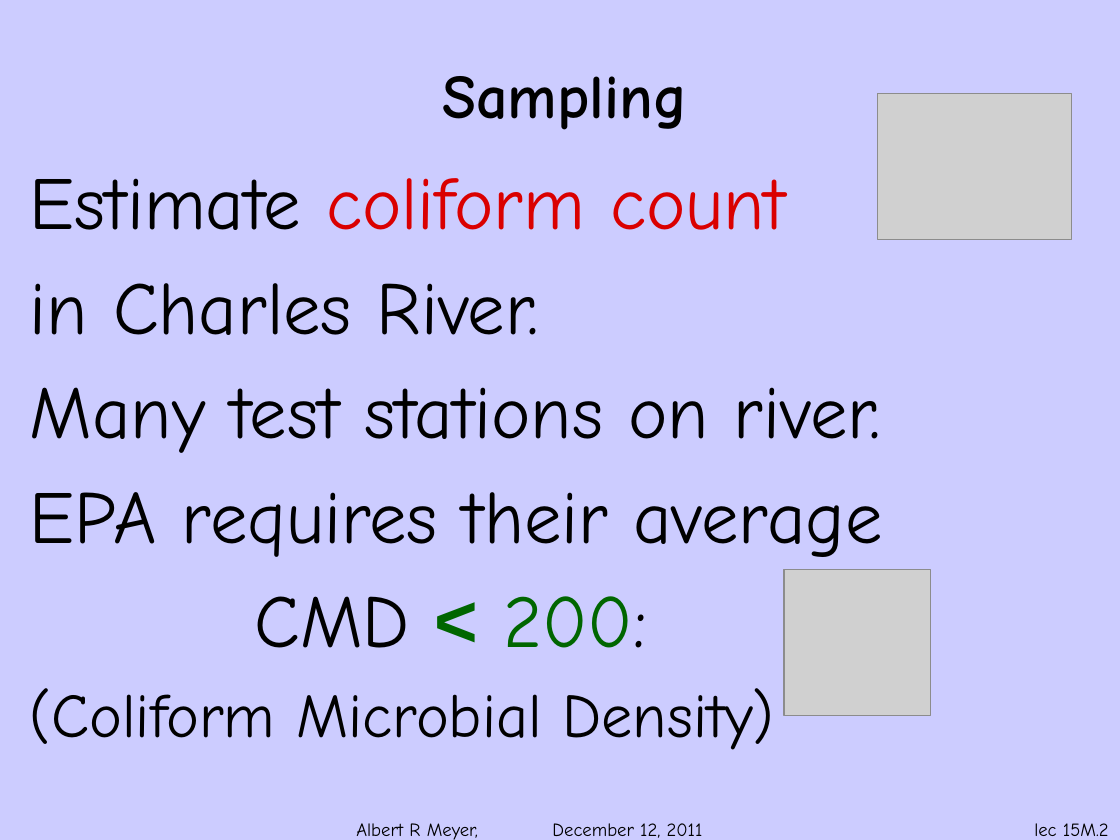
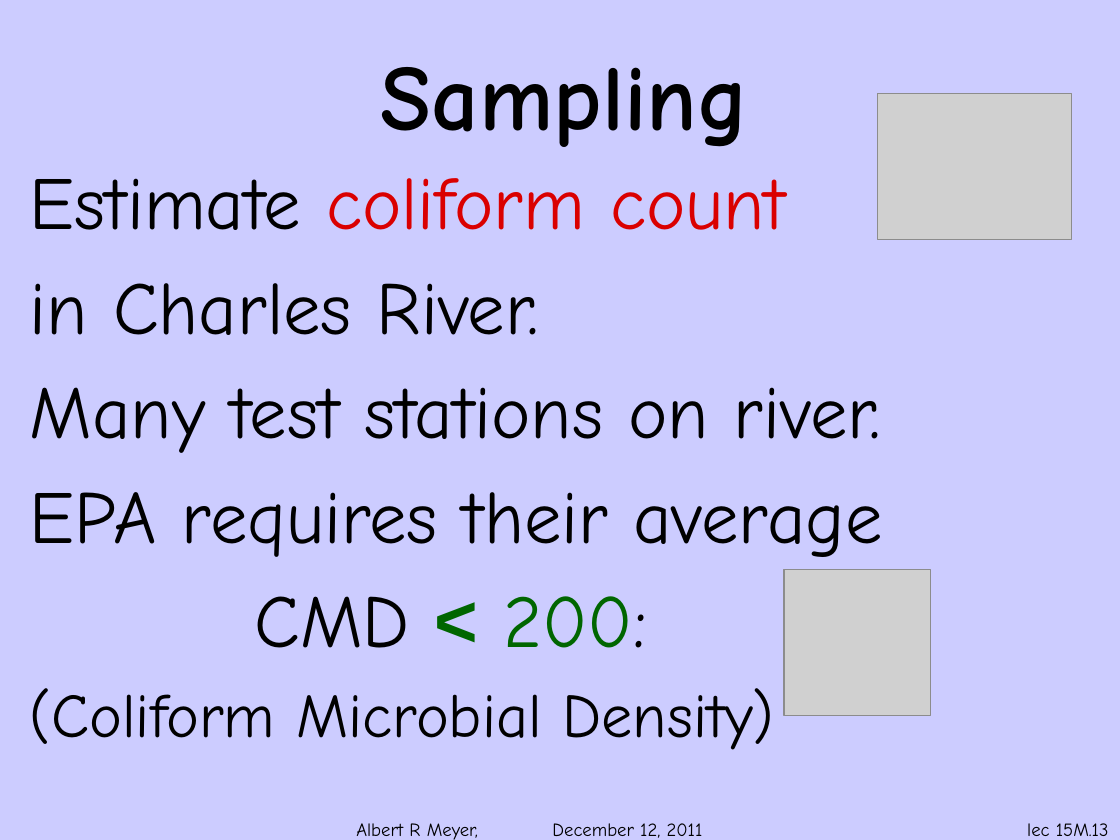
Before and after one commit to armeyer/mcs_web, a slide deck: slide 13 of fall11/slidesF11/slides15m.pptx (slide 2 before the commit). Drawn at 1120x840 pixels with LibreOffice and Linux fonts; fonts in the diff are those of the drawing; grey boxes stand for pictures; background and template pictures are left out. Boxes give left, top, right and bottom in pixels: in the first picture for what was removed or moved away, otherwise in the second. Text is boxed around its words. In the diff, an @@ line names an element or a change of style, - is before the commit and + after.

```diff
--- a/fall11/slidesF11/slides15m.pptx
+++ b/fall11/slidesF11/slides15m.pptx
@@ title "Sampling" at (x1=381, y1=67, x2=749, y2=147): size 40 to 60 pt @@
@@ page number at (x1=1027, y1=823, x2=1109, y2=836): text changed @@
-lec 15M.2
+lec 15M.13
```
Also in this commit, not shown: 1 other slide changed, 11 slides added.
